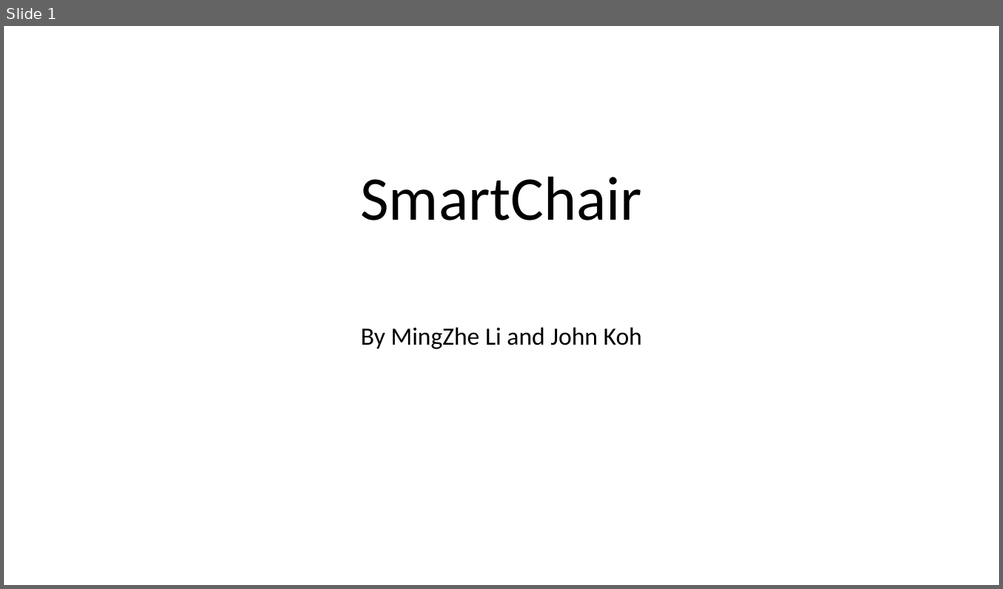
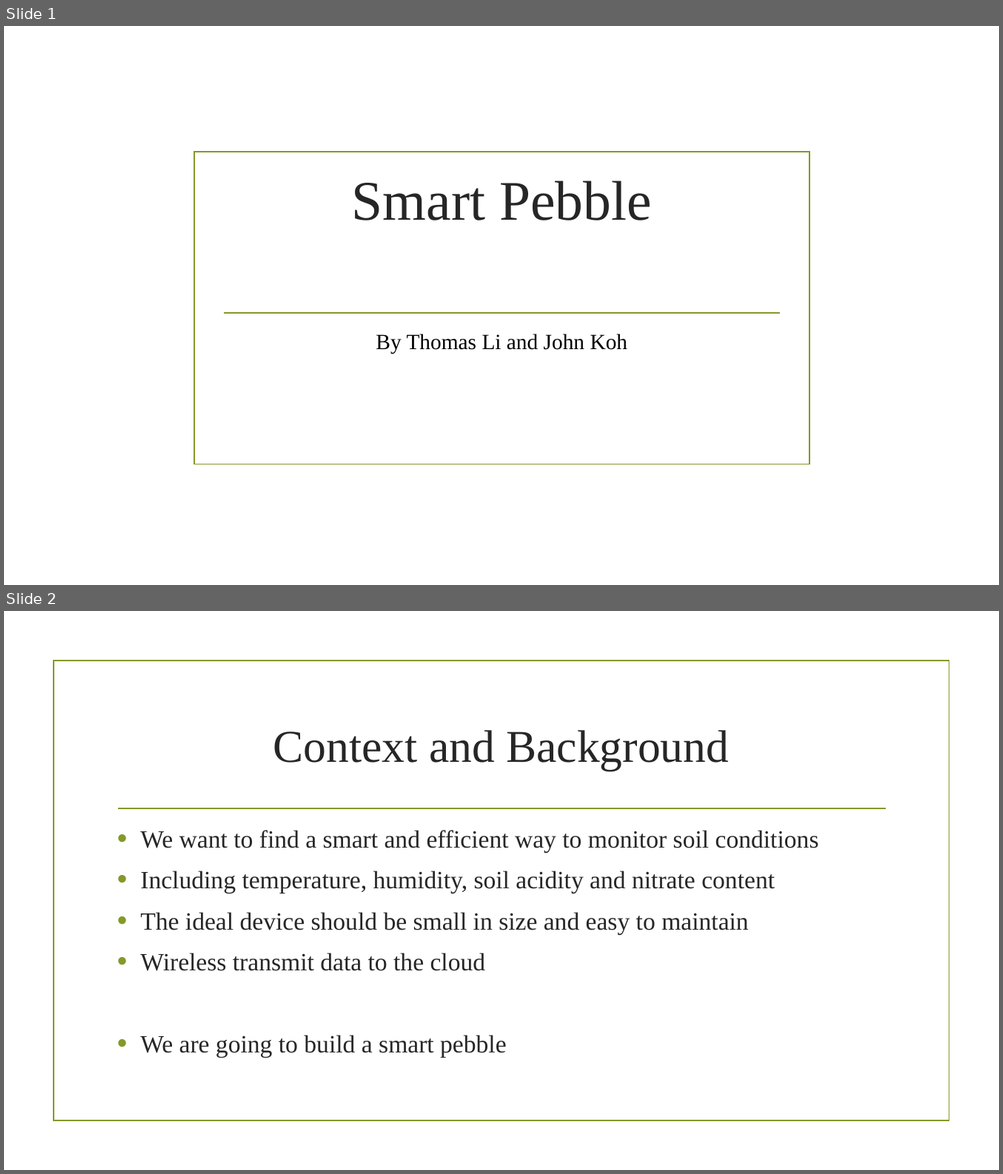
Before and after one commit to johnkmj/tufts_comp50_shared, a slide deck: HW1.pptx. Shown one above the other, each under a label of ours: slide 1 before the commit, slides 1 and 2 after it. The pictures are 1003x589 and 1003x1174 pixels, drawn with LibreOffice and Linux fonts; fonts in the diff are those of the drawing; background and template pictures are left out. Boxes give left, top, right and bottom in pixels: in the first picture for what was removed or moved away, otherwise in the second. Text is boxed around its words. In the diff, an @@ line names an element or a change of style, - is before the commit and + after.

```diff
--- a/HW1.pptx
+++ b/HW1.pptx
@@ slide 2 added at (4, 611, 999, 1170), background picture (left out) @@
@@ rectangle added at (54, 661, 948, 1122), outline #83992A 1.25 pt @@
@@ title added at (273, 730, 728, 771), 44 pt, text #262626 @@
+Context and Background
@@ line added from (118, 809) to (885, 809), #83992A 1.25 pt @@
@@ text added at (140, 830, 819, 1058), 24 pt, text #262626 @@
+• We want to find a smart and efficient way to monitor soil conditions
+• Including temperature, humidity, soil acidity and nitrate content
+• The ideal device should be small in size and easy to maintain
+• Wireless transmit data to the cloud
+• We are going to build a smart pebble
@@ slide 1 changed as well @@
@@ rectangle added at (194, 152, 810, 465), outline #83992A 1.25 pt @@
@@ title at (352, 181, 652, 221): text changed; size 60 to 54 pt; font Calibri to Times New Roman; text colour #000000 to #262626 @@
-SmartChair
+Smart Pebble
@@ line added from (223, 313) to (780, 313), #83992A 1.25 pt @@
@@ subtitle at (375, 334, 628, 354): text changed; size 24 to 21 pt; font Calibri to Times New Roman @@
-By MingZhe Li and John Koh
+By Thomas Li and John Koh
```
Also in this commit, not shown: 4 other slides changed, 1 other slide added, 2 slides removed.
